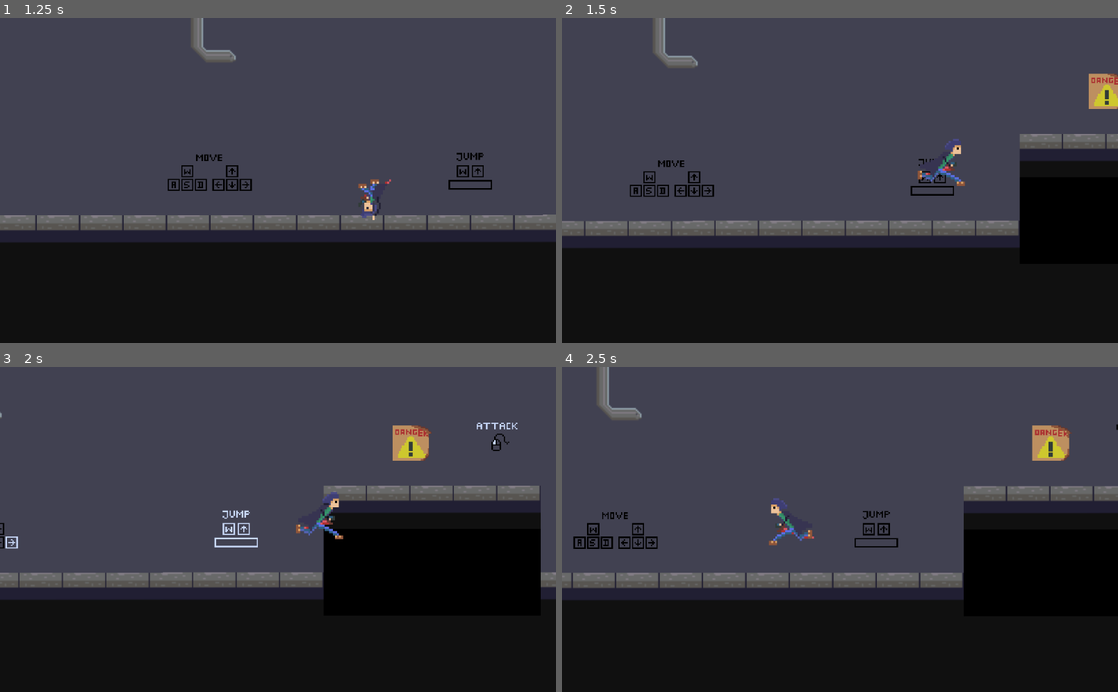
Above: before the commit, frames 1-4 (two rows, left to right).
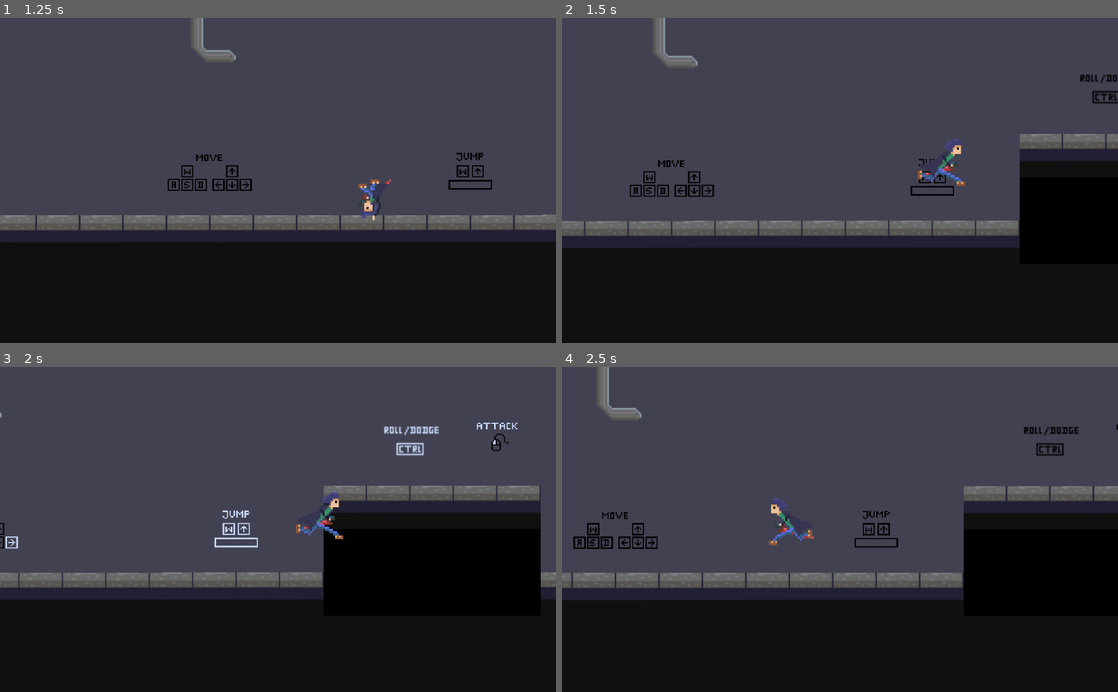
Above: after the commit, the same moments.

Repository: sharat36/Deja-Fu
Game: Godot game, scene res://src/Levels/LevelTemplate.tscn
Two runs of this game, one before a commit and one after it. Both use one fixed random seed, a clock stepped at 60 frames per second and the inputs below.
Inputs (mouse positions are in pixels of both pictures, inside the frame that each line leads up to):
- Up to frame 1 (1.25 s): move the mouse to (400, 164) at 0.52 s; hold D (move_right) from 0.53 s (still down); hold S (roll) from 0.53 s (still down); tap W (jump) at 0.77, 0.8, 1.07 s
- Up to frame 2 (1.5 s): keep holding D (move_right); move the mouse to (728, 196) at 1.27 s; release S (roll) at 1.28 s; tap W (jump) at 1.35 s
- Up to frame 3 (2 s): keep holding D (move_right); tap W (jump) at 1.52, 1.82 s; tap S (roll) at 1.55 s
- Up to frame 4 (2.5 s): move the mouse to (895, 458) at 2.02 s; release D (move_right) at 2.03 s; press the mouse at (895, 458) at 2.03 s; hold A (move_left) from 2.03 s (still down); tap W (jump) at 2.3 s

Frame 1 is identical in both runs. In frame 2, 0.6% of the frame differs, in the area x 93-100%, y 17-28%; in frame 3, 0.8%, in the area x 69-79%, y 17-29%; in frame 4, 0.8%.

Commit message:
added roll and walljump hints

Diff:
--- /dev/null
+++ b/assets/ui/hints/roll.tres
@@ -0,0 +1,12 @@
+[gd_resource type="AnimatedTexture" load_steps=3 format=2]
+
+[ext_resource path="res://assets/ui/hints/roll/rollui2.png" type="Texture" id=1]
+[ext_resource path="res://assets/ui/hints/roll/rollui1.png" type="Texture" id=2]
+
+[resource]
+flags = 4
+frames = 2
+fps = 2.0
+frame_0/texture = ExtResource( 2 )
+frame_1/texture = ExtResource( 1 )
+frame_1/delay_sec = 0.0
--- /dev/null
+++ b/assets/ui/hints/walljump.tres
@@ -0,0 +1,12 @@
+[gd_resource type="AnimatedTexture" load_steps=3 format=2]
+
+[ext_resource path="res://assets/ui/hints/walljump/walljump2.png" type="Texture" id=1]
+[ext_resource path="res://assets/ui/hints/walljump/walljump1.png" type="Texture" id=2]
+
+[resource]
+flags = 4
+frames = 2
+fps = 2.0
+frame_0/texture = ExtResource( 2 )
+frame_1/texture = ExtResource( 1 )
+frame_1/delay_sec = 0.0
--- a/src/Levels/LevelTemplate.tscn
+++ b/src/Levels/LevelTemplate.tscn
@@ -17,6 +17,8 @@
 [ext_resource path="res://assets/ui/hints/jump.tres" type="Texture" id=15]
 [ext_resource path="res://assets/ui/hints/dejafu.tres" type="Texture" id=16]
 [ext_resource path="res://assets/ui/hints/attack.tres" type="Texture" id=17]
+[ext_resource path="res://assets/ui/hints/roll.tres" type="Texture" id=18]
+[ext_resource path="res://assets/ui/hints/walljump.tres" type="Texture" id=19]
 
 [sub_resource type="ConvexPolygonShape2D" id=1]
 points = PoolVector2Array( 0, 0, 32, 0, 32, 32, 0, 32 )
@@ -297,6 +299,34 @@
 3/shape_one_way_margin = 0.0
 3/shapes = [  ]
 3/z_index = 0
+4/name = "roll.tres 4"
+4/texture = ExtResource( 18 )
+4/tex_offset = Vector2( 0, 0 )
+4/modulate = Color( 1, 1, 1, 1 )
+4/region = Rect2( 0, 0, 64, 64 )
+4/tile_mode = 0
+4/occluder_offset = Vector2( 0, 0 )
+4/navigation_offset = Vector2( 0, 0 )
+4/shape_offset = Vector2( 0, 0 )
+4/shape_transform = Transform2D( 1, 0, 0, 1, 0, 0 )
+4/shape_one_way = false
+4/shape_one_way_margin = 0.0
+4/shapes = [  ]
+4/z_index = 0
+5/name = "walljump.tres 5"
+5/texture = ExtResource( 19 )
+5/tex_offset = Vector2( 0, 0 )
+5/modulate = Color( 1, 1, 1, 1 )
+5/region = Rect2( 0, 0, 64, 64 )
+5/tile_mode = 0
+5/occluder_offset = Vector2( 0, 0 )
+5/navigation_offset = Vector2( 0, 0 )
+5/shape_offset = Vector2( 0, 0 )
+5/shape_transform = Transform2D( 1, 0, 0, 1, 0, 0 )
+5/shape_one_way = false
+5/shape_one_way_margin = 0.0
+5/shapes = [  ]
+5/z_index = 0
 
 [node name="LevelTemplate" type="Node2D"]
 
@@ -326,7 +356,7 @@
 tile_set = SubResource( 7 )
 cell_size = Vector2( 32, 32 )
 format = 1
-tile_data = PoolIntArray( 786438, 1, 0, 851984, 3, 0, 983061, 0, 0, 983063, 4, 0, 983067, 5, 0 )
+tile_data = PoolIntArray( 786438, 1, 0, 917525, 3, 0, 983061, 0, 0, 983063, 4, 0, 983067, 5, 0 )
 
 [node name="KinematicBody2D" parent="." instance=ExtResource( 3 )]
 position = Vector2( 820.934, 522.075 )
@@ -336,4 +366,4 @@
 tile_set = SubResource( 8 )
 cell_size = Vector2( 32, 32 )
 format = 1
-tile_data = PoolIntArray( 851986, 1, 0, 983046, 0, 0, 983052, 3, 0, 983065, 2, 0 )
+tile_data = PoolIntArray( 851984, 4, 0, 851986, 1, 0, 983046, 0, 0, 983052, 3, 0, 983065, 2, 0, 983068, 5, 0 )
Binary file added: assets/enemies/bullets/bullet_1.png
Not shown, added: assets/enemies/bullets/bullet_1.png.import
Binary file added: assets/ui/hints/roll/rollui1.png
Not shown, added: assets/ui/hints/roll/rollui1.png.import
Binary file added: assets/ui/hints/roll/rollui2.png
Not shown, added: assets/ui/hints/roll/rollui2.png.import
Binary file added: assets/ui/hints/walljump/walljump1.png
Not shown, added: assets/ui/hints/walljump/walljump1.png.import
Binary file added: assets/ui/hints/walljump/walljump2.png
Not shown, added: assets/ui/hints/walljump/walljump2.png.import
Not shown: 1 places in src/Levels/LevelTemplate.tscn that only renumber resources
